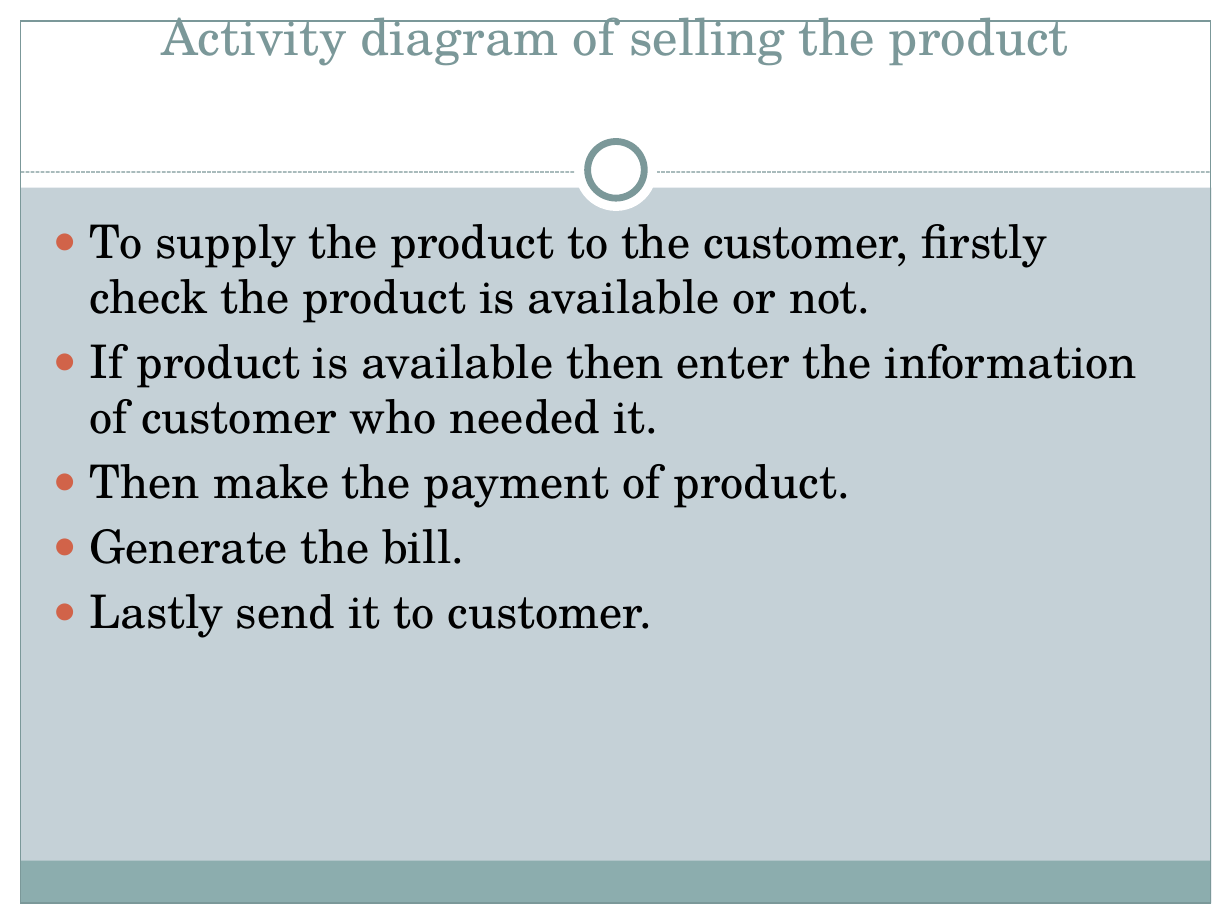
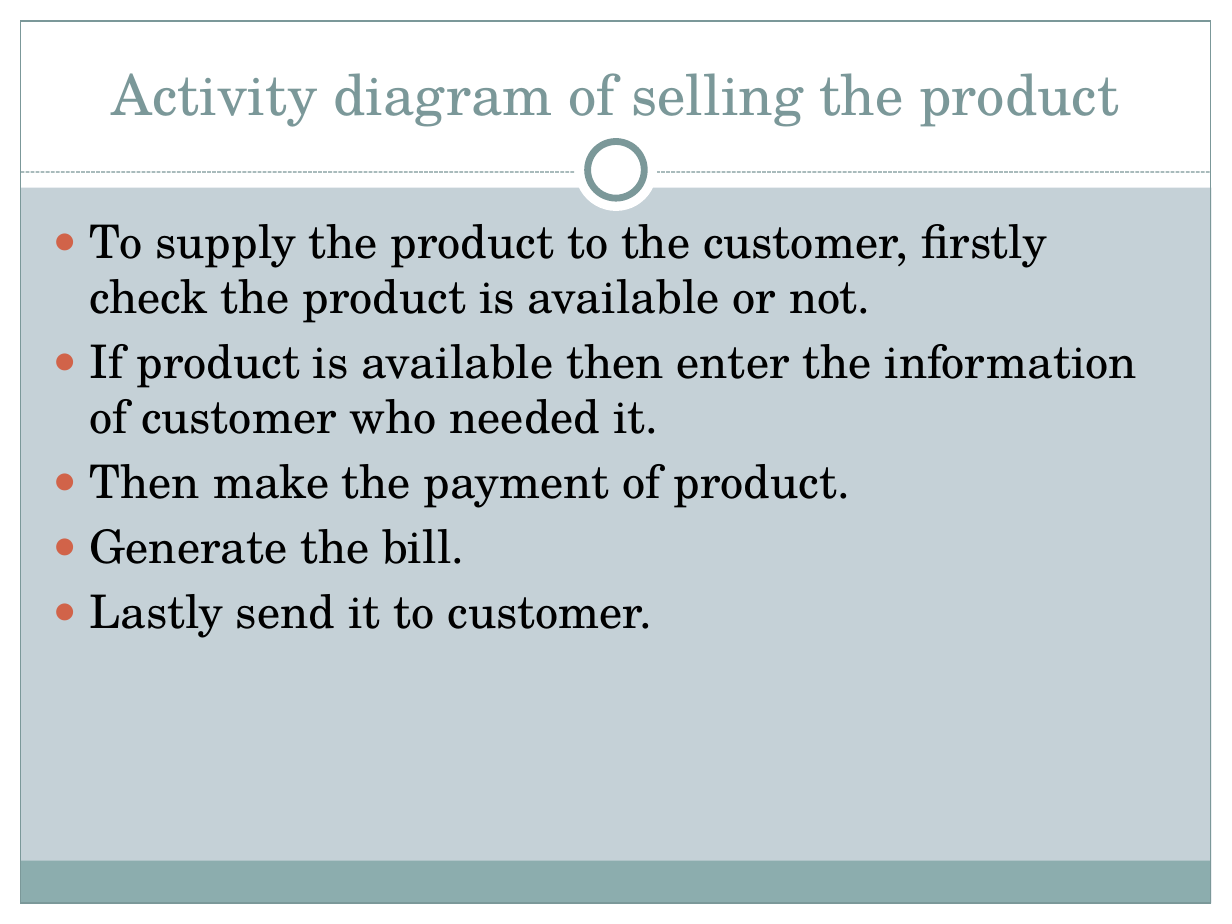
Before and after one commit to mandiratamang/SMS, a slide deck: slide 37 of stock management system/pp of sms.pptx. Drawn at 1232x924 pixels with LibreOffice and Linux fonts; fonts in the diff are those of the drawing. Boxes give left, top, right and bottom in pixels: in the first picture for what was removed or moved away, otherwise in the second. Text is boxed around its words. In the diff, an @@ line names an element or a change of style, - is before the commit and + after.

```diff
--- a/stock management system/pp of sms.pptx
+++ b/stock management system/pp of sms.pptx
@@ title "Activity diagram of selling the ..." at (112,73,1119,127): size 29.7 to 33 pt @@
```
Also in this commit, not shown: 8 other slides changed, 20 slides added, 13 other files.
